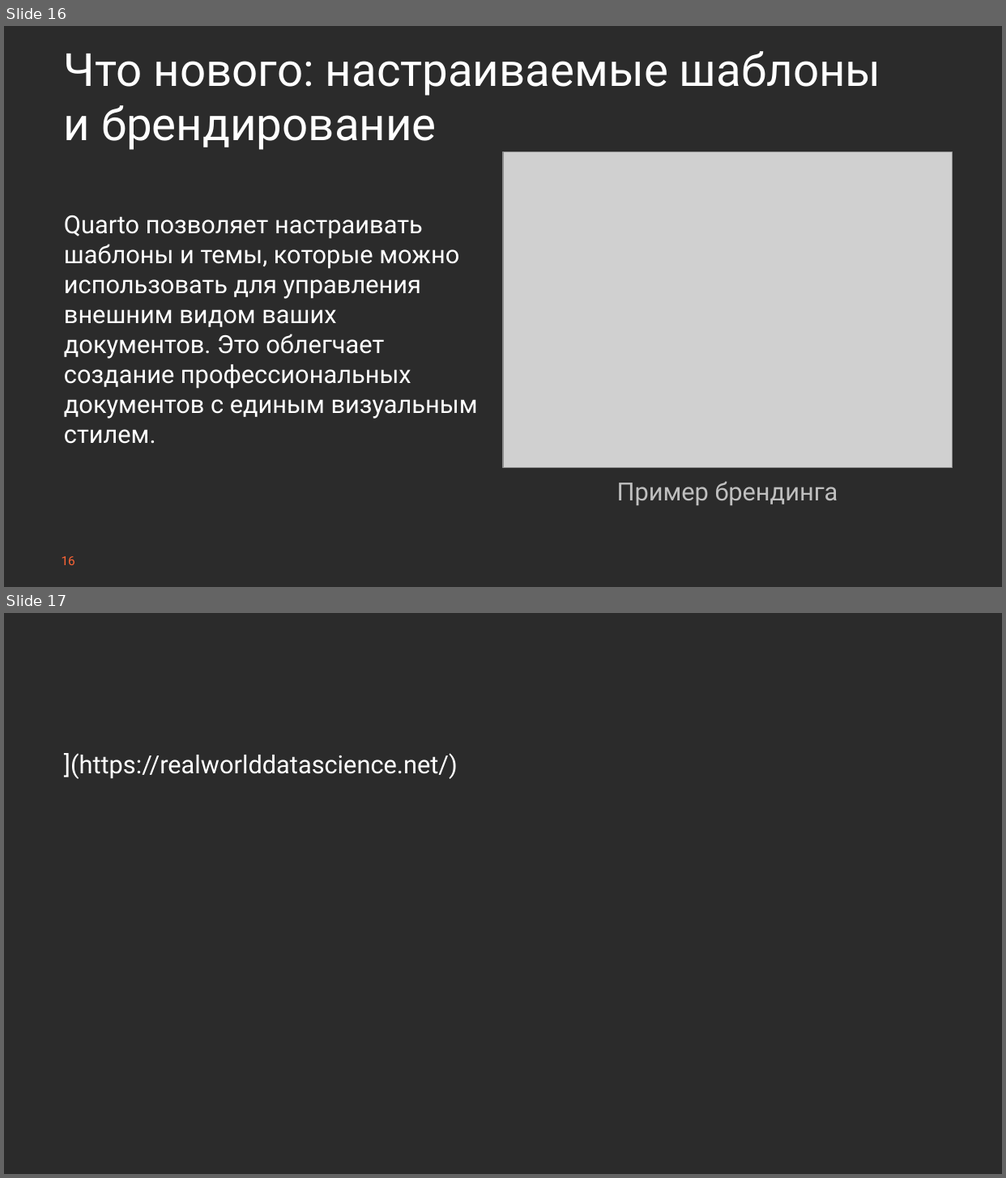
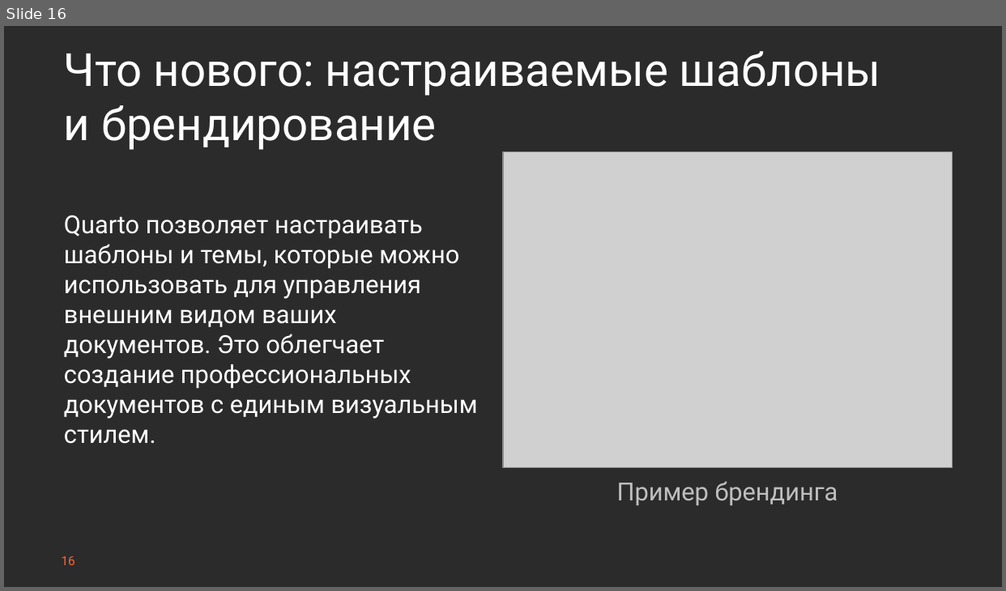
Before and after one commit to Marwolaeth/OTUS_R4DA, a slide deck: 01-Quarto/slides_draft.pptx. Shown one above the other, each under a label of ours: slides 16 and 17 before the commit, slide 16 after it. The pictures are 1006x1178 and 1006x591 pixels, drawn with LibreOffice and Linux fonts; fonts in the diff are those of the drawing; grey boxes stand for pictures; background and template pictures are left out; a plain dark background stands for a picture behind light text. Boxes give left, top, right and bottom in pixels: in the first picture for what was removed or moved away, otherwise in the second. Text is boxed around its words. In the diff, an @@ line names an element or a change of style, - is before the commit and + after.

```diff
--- a/01-Quarto/slides_draft.pptx
+++ b/01-Quarto/slides_draft.pptx
@@ slide 17 removed at [4, 613, 1002, 1174], background picture (left out) @@
@@ text removed at [64, 753, 458, 779] @@
-](https://realworlddatascience.net/)
```
Also in this commit, not shown: 1 slide changed, 6 slides added, 2 other files.
